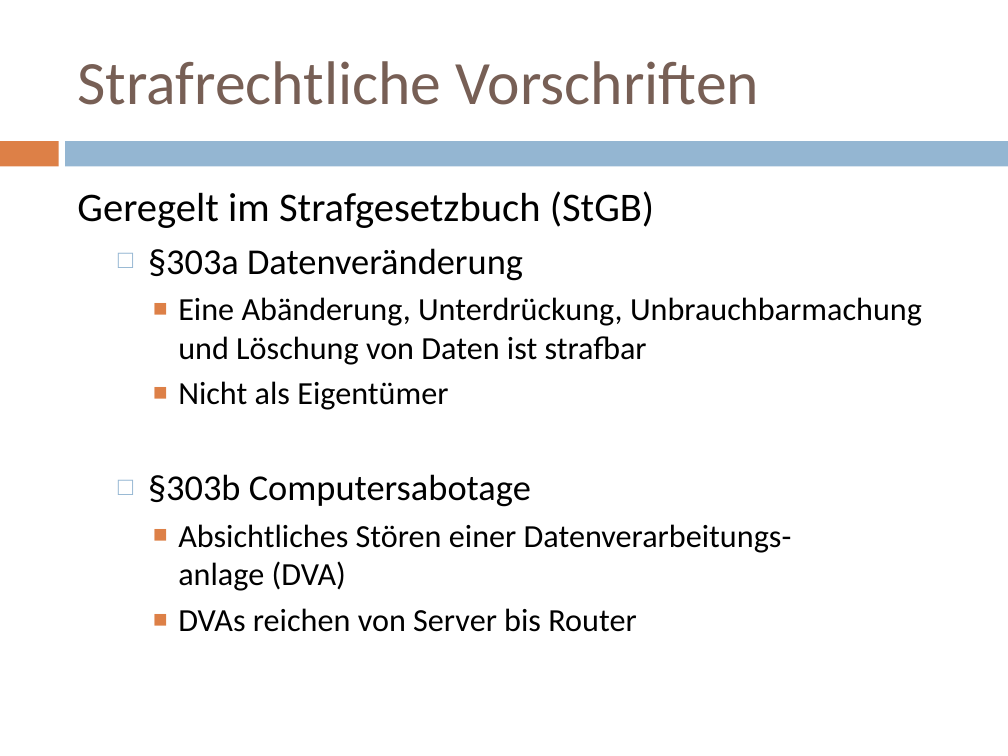
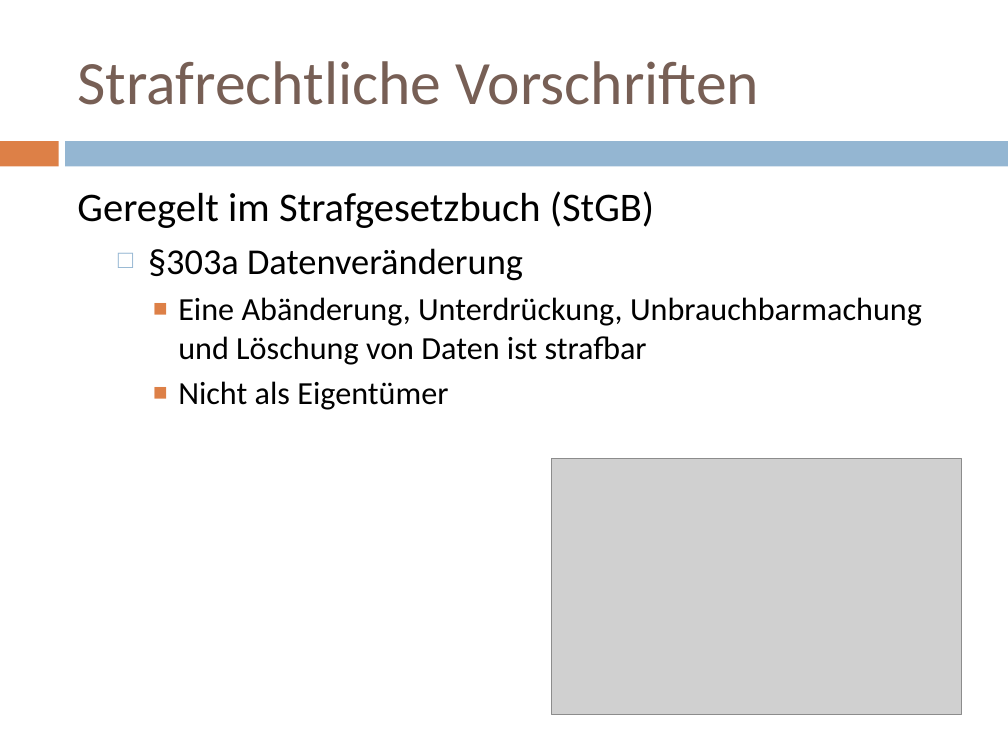
Before and after one commit to doctordebug/Hackerpraktikum, a slide deck: slide 16 of Präsentationen/PT1.pptx (slide 15 before the commit). Drawn at 1008x756 pixels with LibreOffice and Linux fonts; fonts in the diff are those of the drawing; grey boxes stand for pictures. Boxes give left, top, right and bottom in pixels: in the first picture for what was removed or moved away, otherwise in the second. Text is boxed around its words. In the diff, an @@ line names an element or a change of style, - is before the commit and + after.

```diff
--- a/Präsentationen/PT1.pptx
+++ b/Präsentationen/PT1.pptx
@@ text at (148,474,792,632): paragraphs removed @@
-  □ §303b Computersabotage
-    ■ Absichtliches Stören einer Datenverarbeitungs-
-      anlage (DVA)
-    ■ DVAs reichen von Server bis Router
@@ picture added at (551,459,962,715) @@
```
Also in this commit, not shown: 13 other slides changed, 2 slides added.
